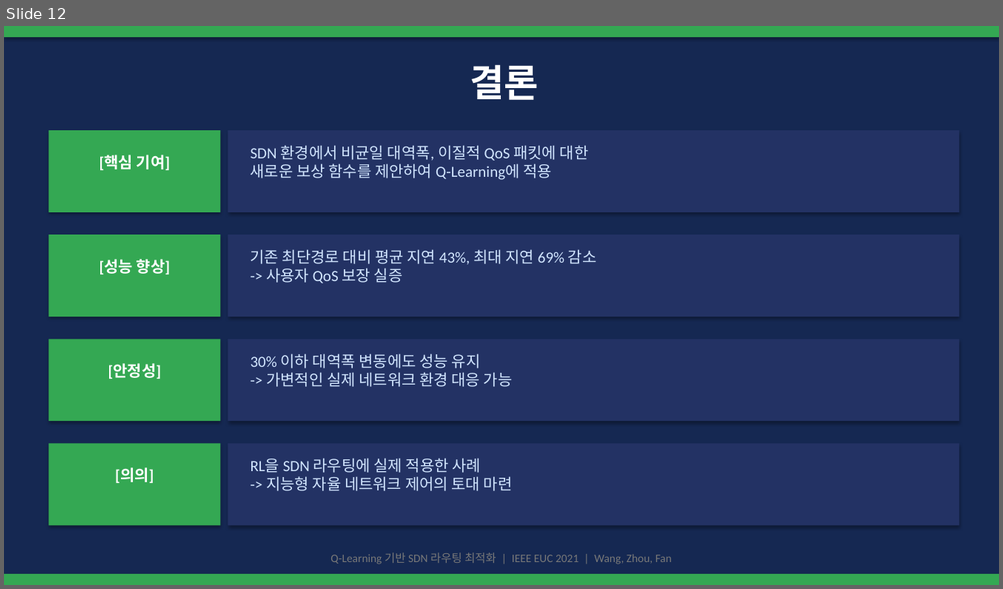
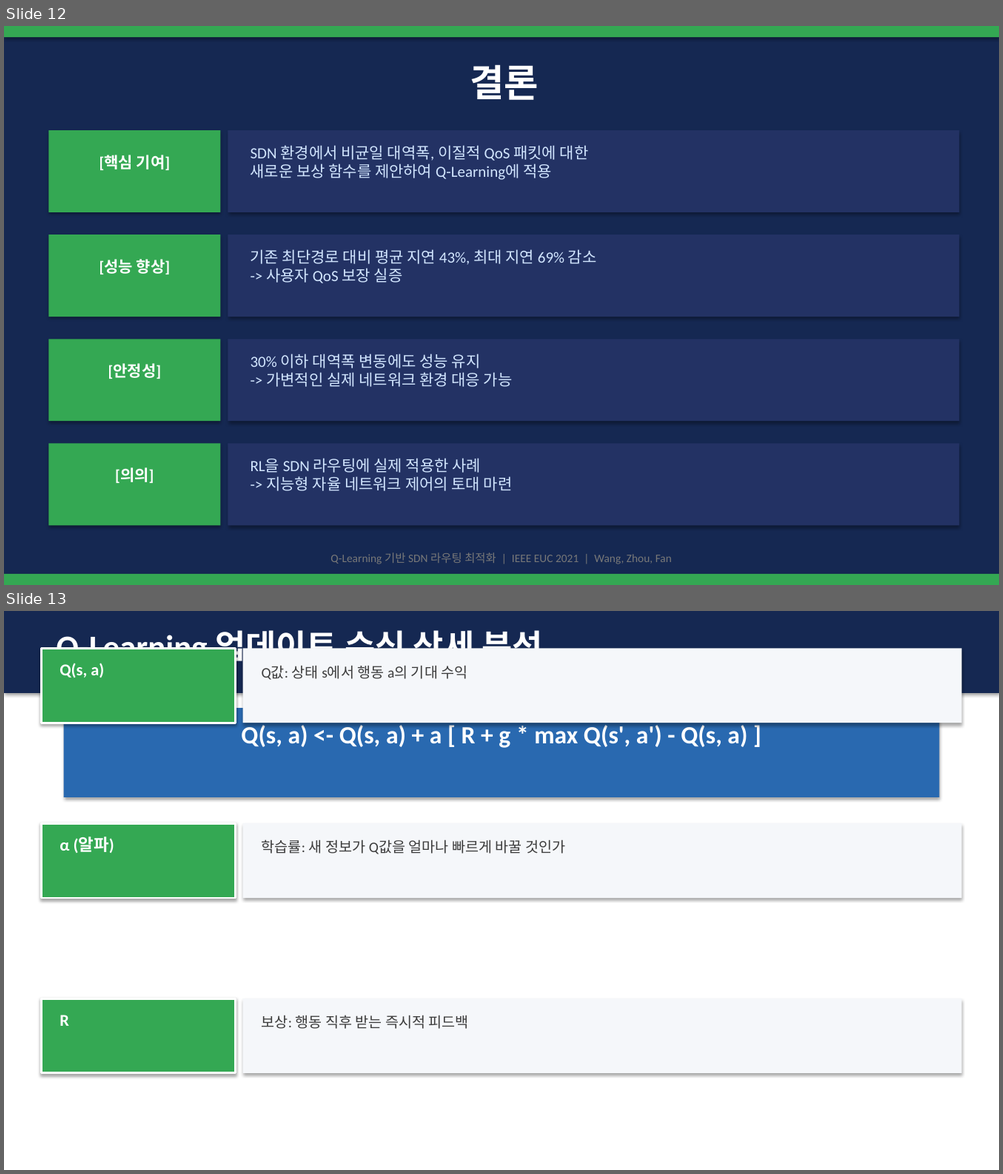
Before and after one commit to zzangdol1029/reinforce, a slide deck: week5-review/Q_Learning_SDN_Presentation.pptx. Shown one above the other, each under a label of ours: slide 12 before the commit, slides 12 and 13 after it. The pictures are 1003x589 and 1003x1174 pixels, drawn with LibreOffice and Linux fonts; fonts in the diff are those of the drawing. Boxes give left, top, right and bottom in pixels: in the first picture for what was removed or moved away, otherwise in the second. Text is boxed around its words. In the diff, an @@ line names an element or a change of style, - is before the commit and + after.

Commit message:
Add new PDF and markdown files for reinforcement learning exam preparation
- Introduced multiple PDF documents covering key topics in reinforcement learning, including introductions to various methods and detailed solutions to expected exam questions.
- Added a markdown file containing a comprehensive study guide and analysis of exam trends, focusing on essential concepts and potential question formats.
- Updated existing files to include new content and improve organization for better accessibility and understanding of the material.

```diff
--- a/week5-review/Q_Learning_SDN_Presentation.pptx
+++ b/week5-review/Q_Learning_SDN_Presentation.pptx
@@ slide 13 added at (4, 611, 999, 1170), background #FFFFFF @@
@@ rectangle added at (4, 611, 999, 693), fill #152852 @@
@@ text added at (56, 625, 542, 667), 32 pt, text #FFFFFF, bold @@
+Q-Learning 업데이트 수식 상세 분석
@@ rectangle added at (41, 648, 236, 723), fill #34A853, outline #FFFFFF 2 pt @@
@@ rectangle added at (243, 648, 962, 723), fill #F5F7FA @@
@@ text added at (60, 663, 104, 678), 16 pt, text #FFFFFF, bold @@
+Q(s, a)
@@ text added at (262, 665, 467, 680), 14 pt, text #3C3C3C @@
+Q값: 상태 s에서 행동 a의 기대 수익
@@ rectangle added at (64, 708, 939, 797), fill #2969B0 @@
@@ text added at (241, 723, 747, 748), 24 pt, text #FFFFFF, bold @@
+Q(s, a) <- Q(s, a) + a [ R + g * max Q(s', a') - Q(s, a) ]
@@ rectangle added at (41, 823, 236, 898), fill #34A853, outline #FFFFFF 2 pt @@
@@ rectangle added at (243, 823, 962, 898), fill #F5F7FA @@
@@ text added at (60, 837, 114, 853), 16 pt, text #FFFFFF, bold @@
+α (알파)
@@ text added at (262, 840, 565, 854), 14 pt, text #3C3C3C @@
+학습률: 새 정보가 Q값을 얼마나 빠르게 바꿀 것인가
@@ rectangle added at (41, 999, 236, 1073), fill #34A853, outline #FFFFFF 2 pt @@
@@ rectangle added at (243, 999, 962, 1073), fill #F5F7FA @@
@@ text added at (60, 1015, 69, 1026), 16 pt, text #FFFFFF, bold @@
+R
@@ text added at (262, 1015, 469, 1029), 14 pt, text #3C3C3C @@
+보상: 행동 직후 받는 즉시적 피드백
```
Also in this commit, not shown: 3 other slides added, 10 other files.
